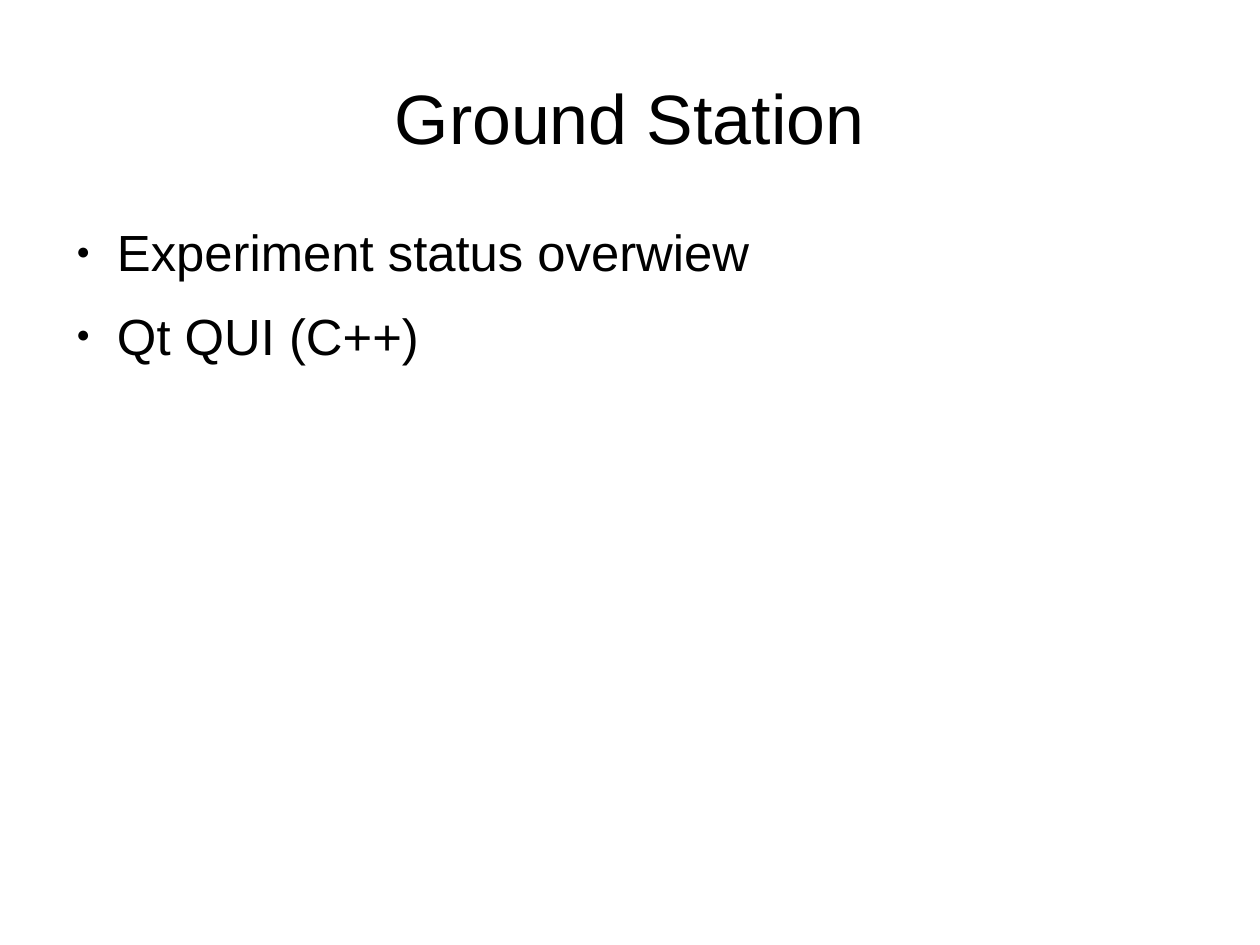
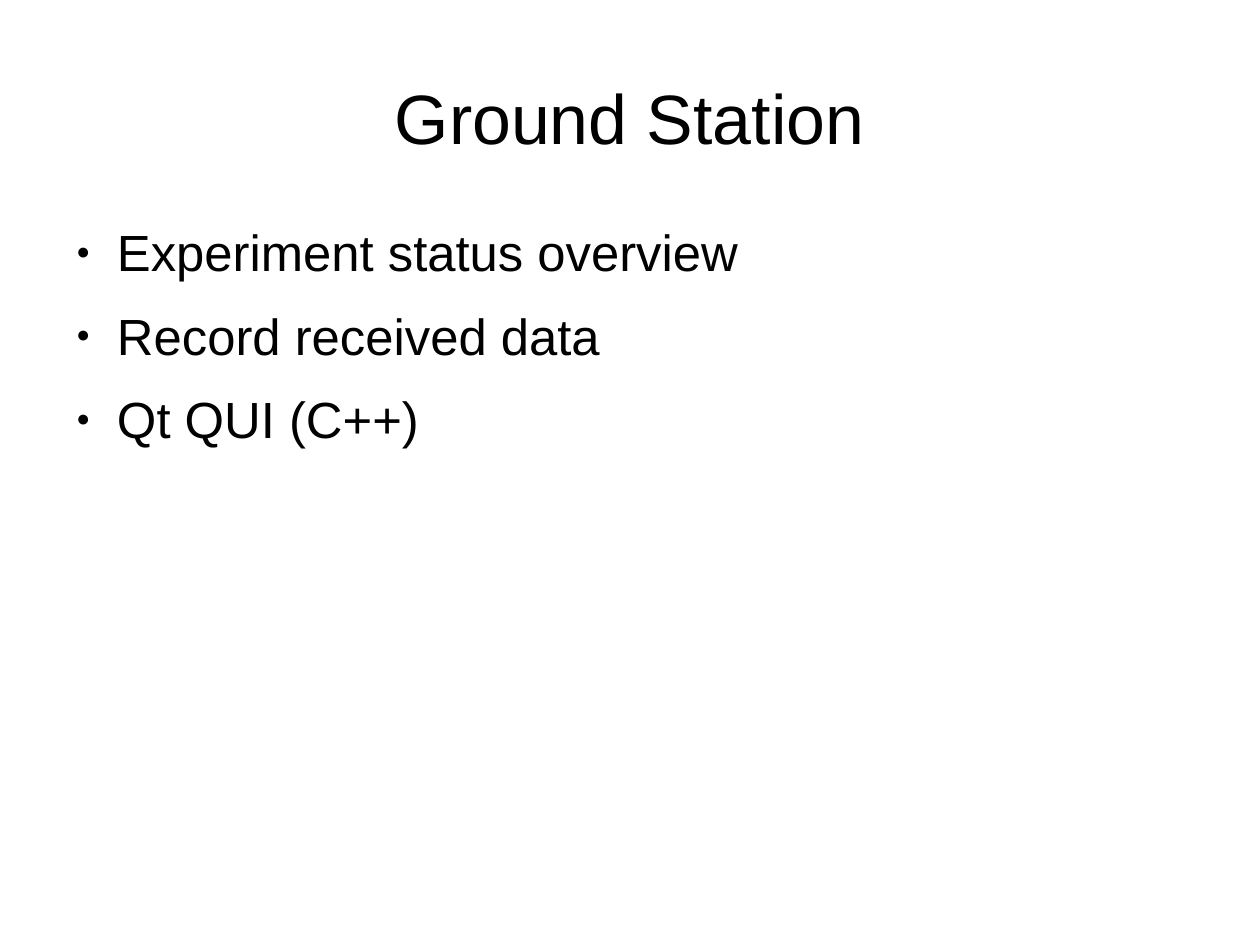
Before and after one commit to rx-viper/elektronik-und-software, a slide deck: slide 11 of presentations/PDR_Electronics.odp (slide 10 before the commit). Drawn at 1260x945 pixels with LibreOffice and Linux fonts; fonts in the diff are those of the drawing. Boxes give left, top, right and bottom in pixels: in the first picture for what was removed or moved away, otherwise in the second. Text is boxed around its words. In the diff, an @@ line names an element or a change of style, - is before the commit and + after.

Commit message:
presentations: pdf presentation updated

```diff
--- a/presentations/PDR_Electronics.odp
+++ b/presentations/PDR_Electronics.odp
@@ text at <box>117,234,737,356</box>: text changed @@
-● Experiment status overwiew
+● Experiment status overview
+● Record received data
```
Also in this commit, not shown: 4 slides added, 3 slides removed.
